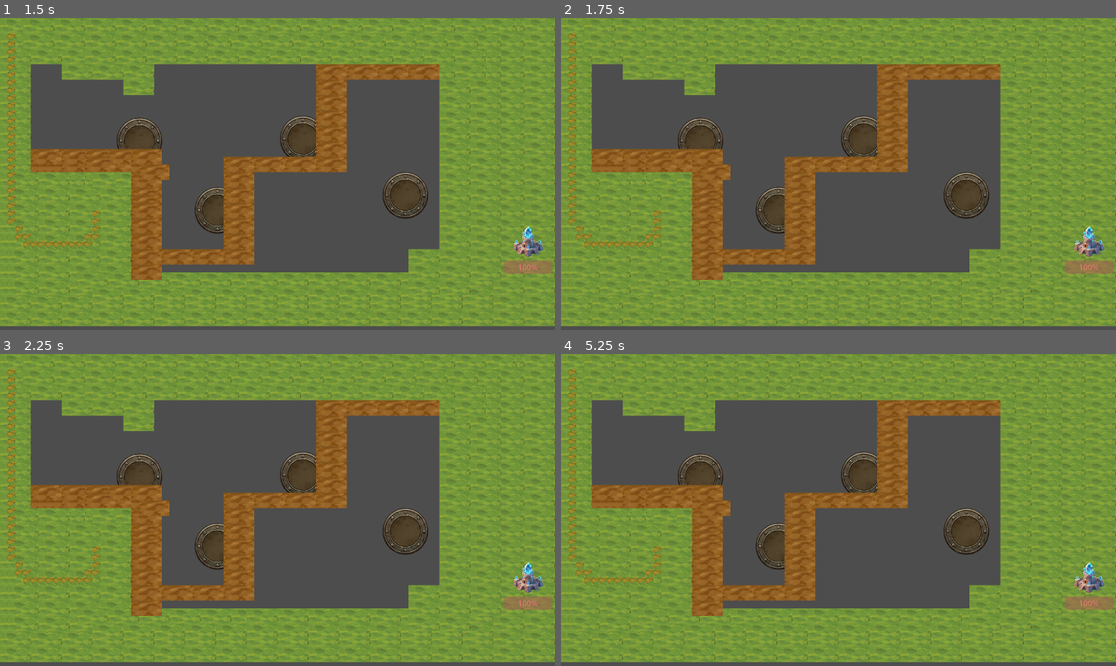
Above: before the commit, frames 1-4 (two rows, left to right).
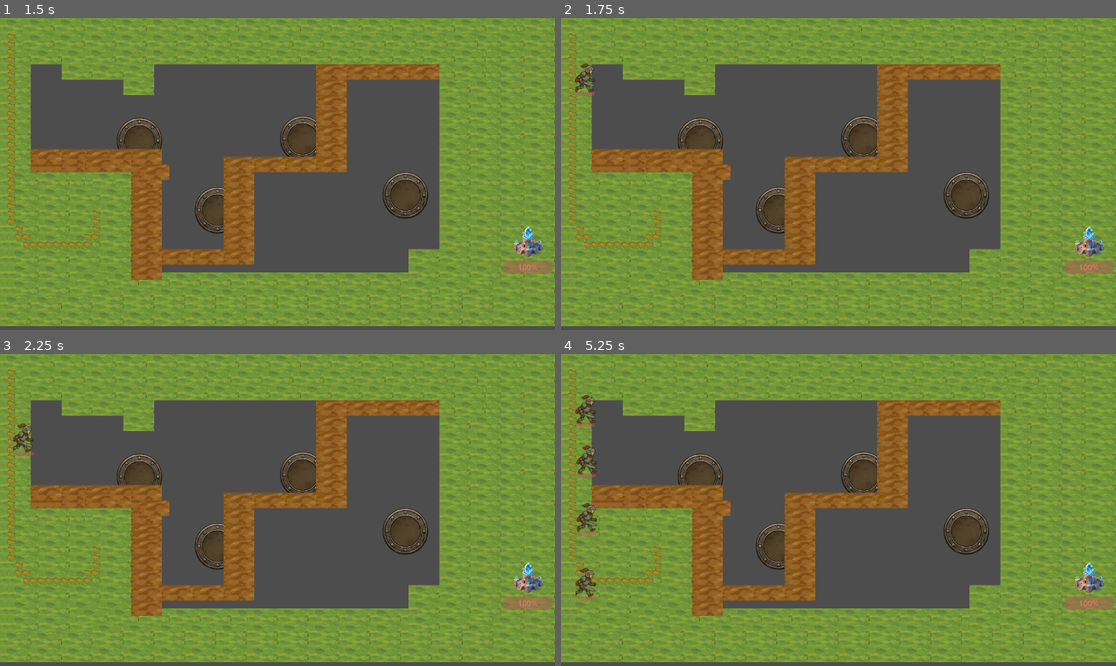
Above: after the commit, the same moments.

Repository: dependon/simpletowerdefense
Game: Godot game, scene res://scene/level2.tscn
Same seed, same stepped clock (60 frames per second), same inputs: the game is played once before the commit and once after it. This scene is started directly instead of the project's main scene.
Inputs (mouse positions are in pixels of both pictures, inside the frame that each line leads up to):
- Up to frame 1 (1.5 s): tap Enter at 0.5 s; move the mouse to (399, 158) at 0.52 s; click (399, 158) at 0.67 s; tap Space at 1.25 s; move the mouse to (166, 189) at 1.27 s; click (166, 189) at 1.42 s
- Up to frame 2 (1.75 s): no input
- Up to frame 3 (2.25 s): move the mouse to (333, 441) at 2.02 s; click (333, 441) at 2.17 s
- Up to frame 4 (5.25 s): move the mouse to (810, 572) at 2.77 s; click (810, 572) at 2.92 s; move the mouse to (1005, 556) at 3.52 s; click (1005, 556) at 3.67 s; move the mouse to (672, 463) at 4.27 s; click (672, 463) at 4.42 s; move the mouse to (866, 510) at 5.02 s; click (866, 510) at 5.17 s

Frame 1 is identical in both runs. In frame 2, 0.2% of the frame differs, in the area x 2-7%, y 14-25%; in frame 3, 0.2%; in frame 4, 0.9%, in the area x 2-7%, y 13-79%.
Error before the commit: Invalid assignment of property or key 'enemy_spawn_timer' with value of type 'int' on a base object of type 'null instance'. (res://scene/level2.gd:16)

Commit message:
refactor(关卡逻辑): 将敌人生成和胜利条件逻辑从主场景迁移到各关卡场景
将敌人生成和胜利条件逻辑从 `main.gd` 迁移到 `level1.gd` 和 `level2.gd`，以提高代码的模块化和可维护性。现在每个关卡独立管理敌人生成和胜利条件，减少了主场景的复杂性。

Diff:
--- a/scene/level1.gd
+++ b/scene/level1.gd
@@ -1,25 +1,41 @@
 extends Node2D
 
 @onready var base = $Base
-@export var enemy_count = 0
-@export var total_enemies = 10  # 第一关的敌人总数
-@export var level_completed = false
+@onready var enemy_scene = preload("res://scene/enemy.tscn")
+@onready var path = $Path2D
+
+@export var total_enemies = 20  # 第一关的敌人总数
 @export var enemy_spawn_interval = 2.0  # 敌人生成间隔
-@export var min_spawn_interval = 0.5  # 最小生成间隔
+@export var min_spawn_interval = 0.3  # 最小生成间隔
 @export var spawn_interval_decrease = 0.1  # 每生成一个敌人减少的间隔时间
-@export var enemies_spawned = 0  # 已生成的敌人数量
 @export var enemy_health : float = 1.00  # 怪物的初始血量倍率
 
+var enemy_spawn_timer = 0
+var enemies_spawned = 0  # 已生成的敌人数量
+var is_victory = false
+
 func _ready():
-	# 设置Main场景中的敌人生成参数
-	var main = get_tree().get_root().get_node("Main")
-	main.enemy_spawn_timer = 0
-	main.enemy_spawn_interval = enemy_spawn_interval
-	main.min_spawn_interval = min_spawn_interval
-	main.spawn_interval_decrease = spawn_interval_decrease
-	main.max_enemies = total_enemies
-	main.enemies_spawned = 0
-	main.enemy_health = enemy_health
+	# 设置敌人生成点位置
+	var spawn_point = $SpawnPoint
+	if spawn_point:
+		path.curve.add_point(spawn_point.position)
 
-	# 设置敌人计数
-	enemy_count = get_tree().get_nodes_in_group("enemies").size()
+
+func _physics_process(delta):
+	enemy_spawn_timer += delta
+	if enemy_spawn_timer >= enemy_spawn_interval and enemies_spawned < total_enemies:
+		var enemy = enemy_scene.instantiate()
+		enemy.set_path(path.curve)
+		enemy.hp = enemy.hp * enemy_health  # 设置怪物的血量
+		add_child(enemy)
+		enemy.add_to_group("enemies")
+		enemy_spawn_timer = 0
+		enemies_spawned += 1
+		# 减少生成间隔，但不低于最小间隔
+		enemy_spawn_interval = max(min_spawn_interval, enemy_spawn_interval - spawn_interval_decrease)
+
+	# 检查胜利条件
+	if !is_victory and base and base.check_victory(enemies_spawned, total_enemies):
+		var victory = preload("res://scene/victory_screen.tscn").instantiate()
+		get_tree().root.add_child(victory)
+		is_victory = true
--- a/scene/level2.gd
+++ b/scene/level2.gd
@@ -1,25 +1,40 @@
 extends Node2D
 
 @onready var base = $Base
-@export var enemy_count = 0
-@export var total_enemies = 15  # 第二关的敌人总数
-@export var level_completed = false
+@onready var enemy_scene = preload("res://scene/enemy.tscn")
+@onready var path = $Path2D
+
+@export var total_enemies = 30  # 第二关的敌人总数
 @export var enemy_spawn_interval = 1.5  # 敌人生成间隔
-@export var min_spawn_interval = 0.3  # 最小生成间隔
+@export var min_spawn_interval = 0.1  # 最小生成间隔
 @export var spawn_interval_decrease = 0.15  # 每生成一个敌人减少的间隔时间
-@export var enemies_spawned = 0  # 已生成的敌人数量
-@export var enemy_health : float = 1.05  # 怪物的初始血量倍率
+@export var enemy_health : float = 1.1 # 怪物的初始血量倍率
+
+var enemy_spawn_timer = 0
+var enemies_spawned = 0  # 已生成的敌人数量
+var is_victory = false
 
 func _ready():
-	# 设置Main场景中的敌人生成参数
-	var main = get_tree().get_root().get_node("Main")
-	main.enemy_spawn_timer = 0
-	main.enemy_spawn_interval = enemy_spawn_interval
-	main.min_spawn_interval = min_spawn_interval
-	main.spawn_interval_decrease = spawn_interval_decrease
-	main.max_enemies = total_enemies
-	main.enemies_spawned = 0
-	main.enemy_health = enemy_health
+	# 设置敌人生成点位置
+	var spawn_point = $SpawnPoint
+	if spawn_point:
+		path.curve.add_point(spawn_point.position)
 
-	# 设置敌人计数
-	enemy_count = get_tree().get_nodes_in_group("enemies").size()
+func _physics_process(delta):
+	enemy_spawn_timer += delta
+	if enemy_spawn_timer >= enemy_spawn_interval and enemies_spawned < total_enemies:
+		var enemy = enemy_scene.instantiate()
+		enemy.set_path(path.curve)
+		enemy.hp = enemy.hp * enemy_health  # 设置怪物的血量
+		add_child(enemy)
+		enemy.add_to_group("enemies")
+		enemy_spawn_timer = 0
+		enemies_spawned += 1
+		# 减少生成间隔，但不低于最小间隔
+		enemy_spawn_interval = max(min_spawn_interval, enemy_spawn_interval - spawn_interval_decrease)
+
+	# 检查胜利条件
+	if !is_victory and base and base.check_victory(enemies_spawned, total_enemies):
+		var victory = preload("res://scene/victory_screen.tscn").instantiate()
+		get_tree().root.add_child(victory)
+		is_victory = true
--- a/scene/main.gd
+++ b/scene/main.gd
@@ -11,15 +11,7 @@
 var current_level: Node2D = null
 var current_level_path: Path2D = null
 
-var enemy_spawn_timer = 0
-@export var enemy_spawn_interval = 2
-@export var min_spawn_interval = 0.3  # 最小生成间隔
-@export var spawn_interval_decrease = 0.05  # 每生成一个敌人减少的间隔时间
-var enemies_spawned = 0  # 已生成的敌人数量
-var max_enemies = 10  # 每关的最大敌人数量
-@export var enemy_health : float = 1.00  # 怪物的初始血量倍率
 
-var isvictory = false
 
 # 金币系统
 var coins = 100  # 初始金币
@@ -33,7 +25,6 @@
 	$UI/Coins.text = "金币: " + str(coins)
 
 func _ready():
-	enemy_spawn_interval = 2
 
 	# 设置金币显示
 	update_coins_display()
@@ -44,7 +35,6 @@
 	load_level(GameManager.current_level)
 
 func load_level(level_number: int):
-	isvictory = false;
 	if current_level:
 		current_level.queue_free()
 
@@ -58,32 +48,9 @@
 	add_child(current_level)
 	current_level_path = current_level.get_node("Path2D")
 
-	# 设置敌人生成点位置
-	var spawn_point = current_level.get_node("SpawnPoint")
-	if spawn_point:
-		current_level_path.curve.add_point(spawn_point.position)
-
-
 
 func _physics_process(delta):
-	enemy_spawn_timer += delta
-	if current_level_path and enemy_spawn_timer >= enemy_spawn_interval and enemies_spawned < max_enemies:
-		var enemy = enemy_scene.instantiate()
-		enemy.set_path(current_level_path.curve)
-		add_child(enemy)
-		enemy.add_to_group("enemies")
-		enemy_spawn_timer = 0
-		enemies_spawned += 1
-		# 减少生成间隔，但不低于最小间隔
-		enemy_spawn_interval = max(min_spawn_interval, enemy_spawn_interval - spawn_interval_decrease)
-
-	# 检查胜利条件
-	if current_level:
-		var base = current_level.get_node("Base")
-		if !isvictory and base and base.check_victory(enemies_spawned, max_enemies):
-			var victory = preload("res://scene/victory_screen.tscn").instantiate()
-			get_tree().root.add_child(victory)
-			isvictory = true;
+	pass
 
 func _input(event):
 	if event is InputEventMouseButton and event.pressed and event.button_index == MOUSE_BUTTON_LEFT:
